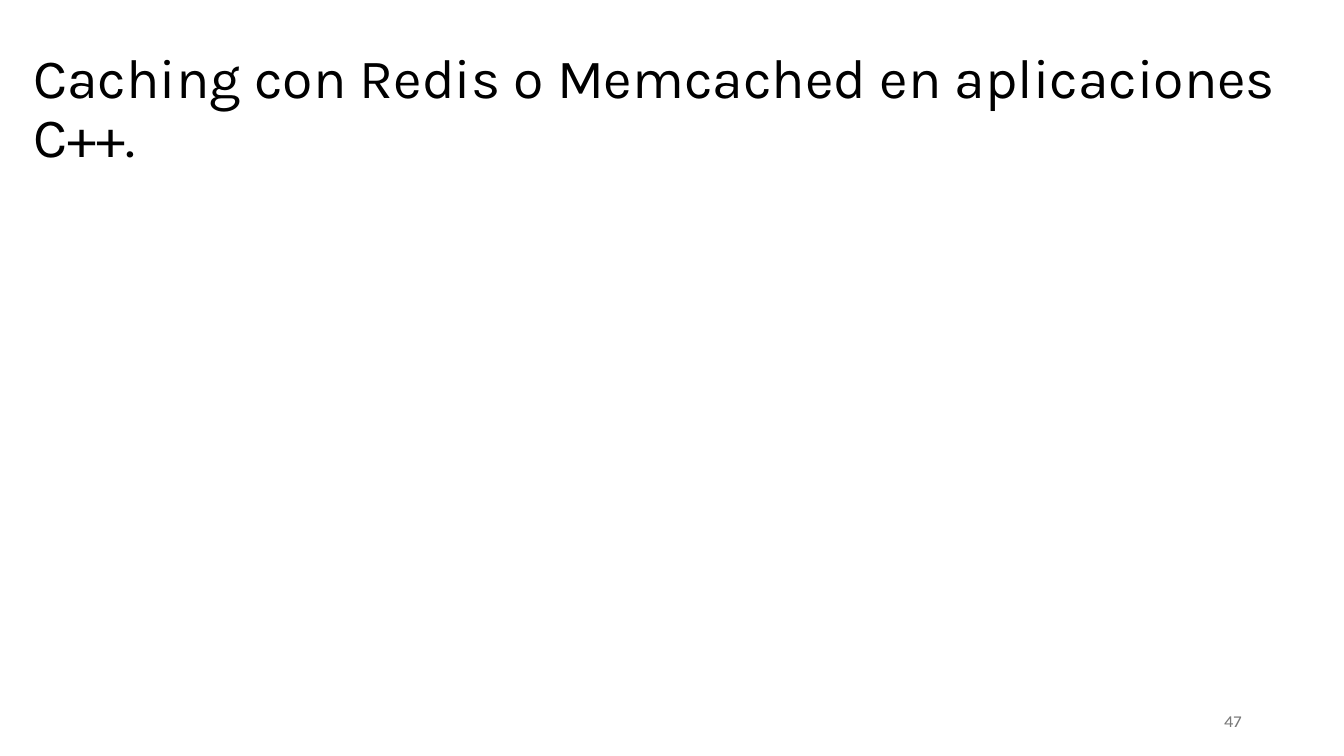
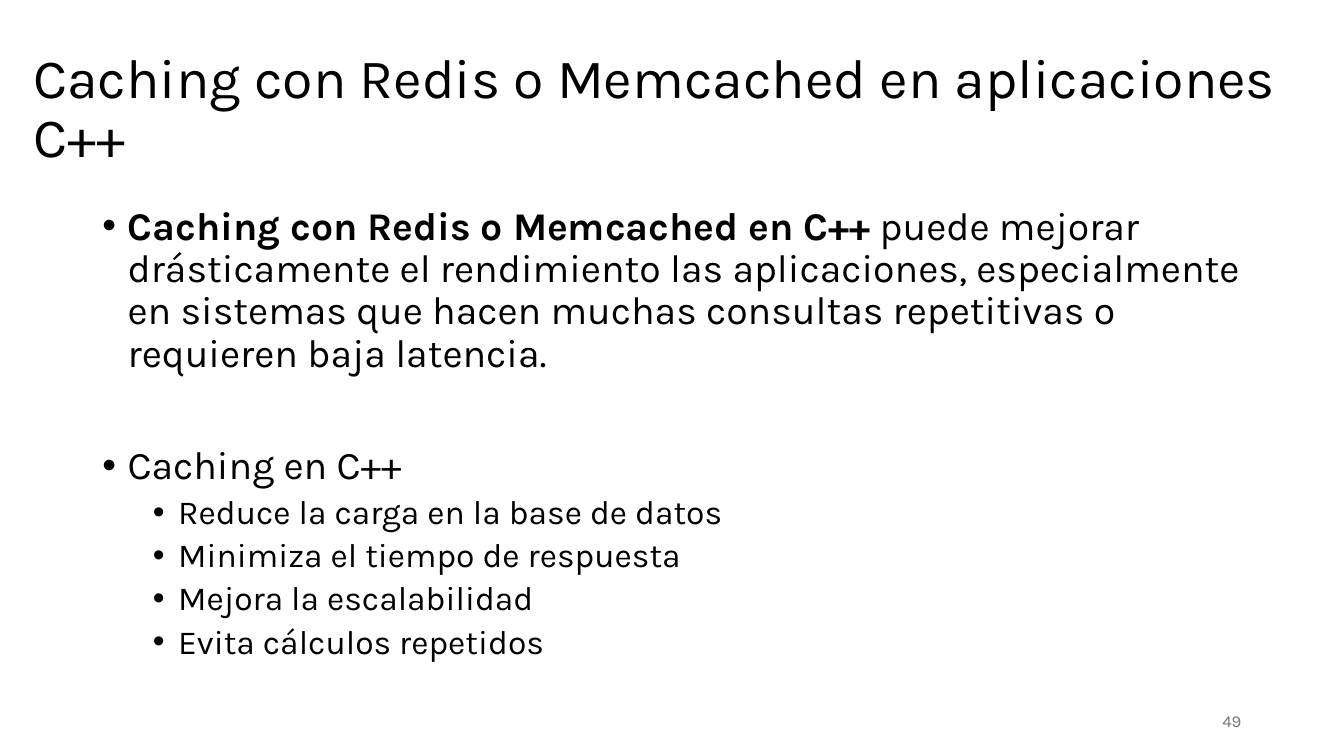
Before and after one commit to aldebarran22/CURSO_CPP_SERVICIOS_30H, a slide deck: slide 49 of doc/4_Gestion_estado_persistencia.pptx (slide 47 before the commit). Drawn at 1344x756 pixels with LibreOffice and Linux fonts; fonts in the diff are those of the drawing. Boxes give left, top, right and bottom in pixels: in the first picture for what was removed or moved away, otherwise in the second. Text is boxed around its words. In the diff, an @@ line names an element or a change of style, - is before the commit and + after.

```diff
--- a/doc/4_Gestion_estado_persistencia.pptx
+++ b/doc/4_Gestion_estado_persistencia.pptx
@@ title at box(33, 60, 1275, 158): text changed @@
-Caching con Redis o Memcached en aplicaciones C++.
+Caching con Redis o Memcached en aplicaciones C++
@@ text added at box(128, 212, 1239, 662), 28 pt, text #000000 @@
+• Caching con Redis o Memcached en C++ puede mejorar drásticamente el rendimiento las aplicaciones, especialmente en sistemas que hacen muchas consultas repetitivas o requieren baja latencia.
+• Caching en C++
+  • Reduce la carga en la base de datos
+  • Minimiza el tiempo de respuesta
+  • Mejora la escalabilidad
+  • Evita cálculos repetidos
@@ page number at box(1222, 716, 1241, 727): text changed @@
-47
+49
```
Also in this commit, not shown: 6 slides added, 2 slides removed, 10 other files.
